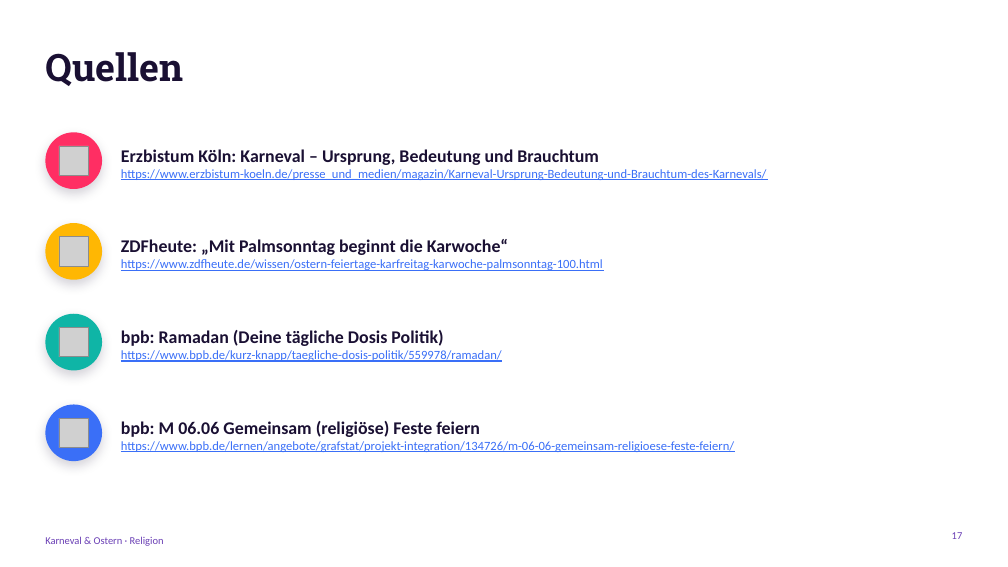
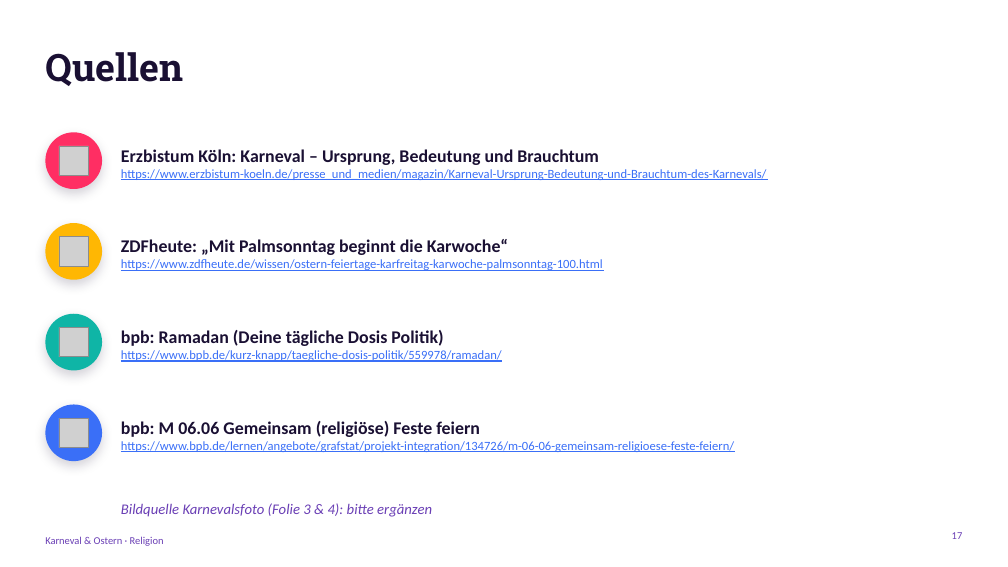
Before and after one commit to Flxrian/Erinnerung, a slide deck: slide 17 of Karneval_und_Ostern.pptx. Drawn at 1008x567 pixels with LibreOffice and Linux fonts; fonts in the diff are those of the drawing; grey boxes stand for pictures; background and template pictures are left out. Boxes give left, top, right and bottom in pixels: in the first picture for what was removed or moved away, otherwise in the second. Text is boxed around its words. In the diff, an @@ line names an element or a change of style, - is before the commit and + after.

```diff
--- a/Karneval_und_Ostern.pptx
+++ b/Karneval_und_Ostern.pptx
@@ text added at [121,503,432,517], 14 pt, text #6A3FB5, italic @@
+Bildquelle Karnevalsfoto (Folie 3 & 4): bitte ergänzen
```
Also in this commit, not shown: 1 other slide changed.
